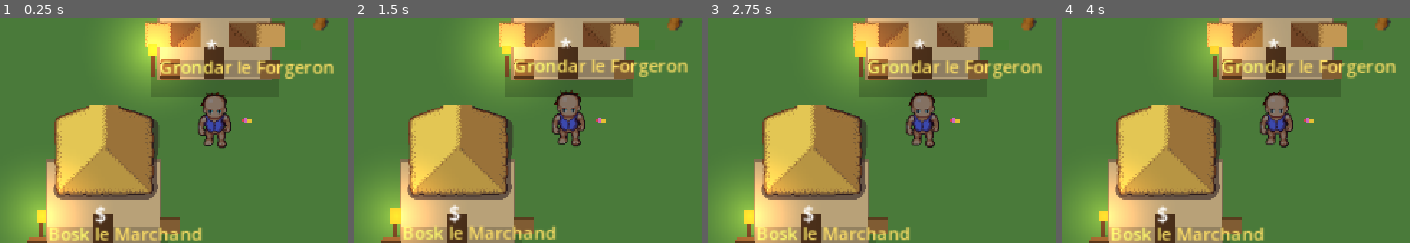
Above: before the commit, frames 1-4 (left to right).
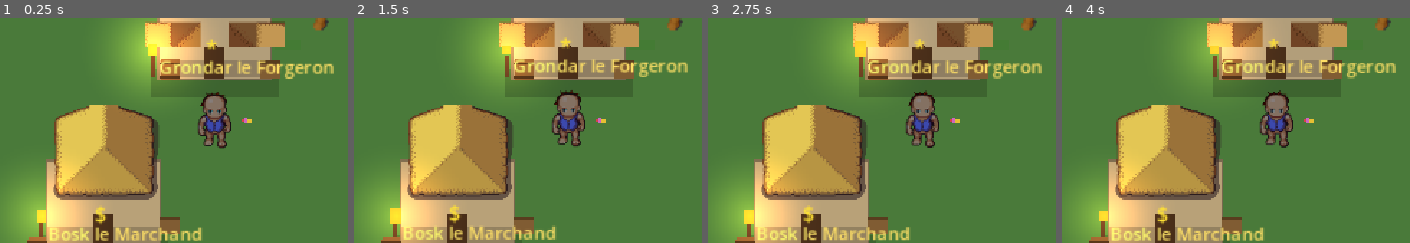
Above: after the commit, the same moments.

Repository: saintstrif13001/riendupout
Game: Godot game, scene res://scenes/World.tscn
The game is run twice, just before and just after one commit, with the same random seed, the same clock (stepped at 60 frames per second) and the same inputs. This scene is started directly instead of the project's main scene.
Inputs (mouse positions are % of the whole screen's width and height, from its top left):
- Up to frame 1 (0.25 s): no input
- Up to frame 2 (1.5 s): tap Enter at 0.5 s; move the mouse to (68, 45) at 0.52 s; hold D 0.53-1.25 s; tap I at 0.6 s; click (68, 45) at 0.67 s; tap Space at 0.77 s; drag from (20, 55) to (37, 70) at 1.27 s
- Up to frame 3 (2.75 s): move the mouse to (54, 28) at 2.02 s; hold D from 2.03 s (still down); tap O at 2.1 s
- Up to frame 4 (4 s): release D at 2.75 s; drag from (37, 70) to (8, 35) at 2.77 s; tap Space at 3.5, 3.77 s; move the mouse to (77, 65) at 3.52 s; hold A from 3.53 s (still down); tap Enter at 3.6 s
The pictures show only the part of the screen within x 50-100%, y 29-79%; the shares and areas given below are measured in that part.

The runs differ from the first frame. In frame 1, 0.3% of the frame differs, in the area x 27-63%, y 9-92%; in frame 2, 0.3%; in frame 3, 0.3%; in frame 4, 0.3%.
Error in both runs: Invalid access to property or key 'race' on a base object of type 'Dictionary'. (res://scripts/game_state.gd:63)

Commit message:
Corrige 2 quetes majeures impossibles a terminer + ajoute des icones de quete dynamiques
Bug trouve en auditant le jeu : les quetes de type "deliver" (q_relique,
500 XP/250 or, et q_marais_final, 600 XP/300 or) ne pouvaient JAMAIS etre
rendues via l'interface normale. Rien n'incremente quests_active[qid]
pour ce type de quete (sa progression suit l'inventaire), donc l'ancienne
condition ">= count" du dialogue restait bloquee a 0 pour toujours et le
bouton "[Rendre]" n'apparaissait jamais. De plus q_relique est donnee par
"pretre" mais doit se rendre a "ancien" (obj.target) : verifier le
donneur plutot que la cible de livraison aurait de toute facon affiche
le bouton au mauvais PNJ. hud.gd:render_npc_dialogue() calcule maintenant
le PNJ de rendu et la disponibilite differemment pour le type "deliver".

Ajoute aussi des icones "!"/"?"（disponible / a rendre）dynamiques
au-dessus des PNJ (world.gd), qui etaient statiques depuis le debut
(fixees une fois a la creation, jamais mises a jour) : impossible de
savoir sans ouvrir chaque dialogue si un PNJ avait quelque chose de
nouveau. Rafraichies a l'acceptation, au rendu et a toute progression de
quete (kill/gather/talk/deliver).

Tests : test_deliver_quest etendu (bouton visible seulement au bon PNJ
avec l'objet en main, absent chez le donneur si different de la cible,
icone dynamique reflete le meme etat). Regression test_quest_chain
inchangee (les autres types de quete n'etaient pas affectes).

Diff:
--- a/scripts/hud.gd
+++ b/scripts/hud.gd
@@ -688,8 +688,16 @@
 	var to_turnin = []
 	for qid in cd.quests_active.keys():
 		var q = Data.get_quest(qid)
-		if not q.is_empty() and q.giver == npc.id and cd.quests_active[qid] >= q.obj.count:
-			to_turnin.append(qid)
+		if q.is_empty(): continue
+		# Les quêtes "deliver" se rendent au PNJ cible (obj.target), pas forcément
+		# au donneur (ex: q_relique est donnée par le prêtre mais se rend à
+		# l'Ancien) ; leur progression suit l'inventaire, pas un compteur d'events
+		# (rien n'incrémente quests_active[qid] pour ce type, donc l'ancienne
+		# condition >= count restait bloquée à 0 pour toujours).
+		var turnin_npc = q.obj.target if q.obj.type == "deliver" else q.giver
+		if turnin_npc != npc.id: continue
+		var ready = cd.inventory.get(q.obj.item, 0) >= q.obj.count if q.obj.type == "deliver" else cd.quests_active[qid] >= q.obj.count
+		if ready: to_turnin.append(qid)
 	var available = []
 	for q in Data.QUESTS:
 		if q.giver != npc.id: continue
@@ -833,6 +841,7 @@
 	world.char_data.quests_active[qid] = 0
 	close_all()
 	_render_quests()
+	world.refresh_quest_icons()
 
 func turn_in_quest(qid: String) -> void:
 	var q = Data.get_quest(qid)
@@ -859,6 +868,7 @@
 	world.save_now()
 	_render_quests()
 	render_npc_dialogue()
+	world.refresh_quest_icons()
 
 func buy_item(key: String) -> void:
 	var cd = world.char_data
--- a/scripts/tools/capture.gd
+++ b/scripts/tools/capture.gd
@@ -945,22 +945,64 @@
 
 func _run_deliver_quest_test() -> void:
 	print("TEST_START:deliver_quest")
+	var data = root.get_node("/root/Data")
 	var hud = inst.get_node("Hud")
 	var cd = inst.char_data
 	hud.accept_quest("q_relique")
-	# tenter de rendre sans avoir l'objet requis : ne doit ni terminer la quête
-	# ni consommer quoi que ce soit (rien à consommer de toute façon)
+
+	# BUG REEL trouvé en auditant le jeu : les quêtes "deliver" ne font jamais
+	# progresser quests_active[qid] (rien n'incrémente ce compteur pour ce
+	# type), donc l'ancienne condition ">= count" du dialogue restait
+	# bloquée à 0 pour toujours — le bouton "[Rendre]" n'apparaissait JAMAIS,
+	# même objet en main. De plus q_relique est donnée par "pretre" mais doit
+	# se rendre à "ancien" (obj.target) : rendre chez le donneur était donc
+	# aussi la mauvaise condition. Deux quêtes majeures (500 et 600 XP)
+	# étaient de facto impossibles à terminer via l'interface normale.
+	hud._on_open_npc(data.get_npc("ancien"))
+	var turnin_hidden_without_item = not _dialogue_has_button(hud, "[Rendre]")
+	var icon_hidden_without_item = inst.npc_quest_icon_state("ancien") != "turnin"
+
+	cd.inventory["relique_ossements"] = 1
+	inst.refresh_quest_icons()
+	var icon_shows_turnin_with_item = inst.npc_quest_icon_state("ancien") == "turnin"
+	hud._on_open_npc(data.get_npc("ancien"))
+	var turnin_button_shown_at_target_npc = _dialogue_has_button(hud, "[Rendre]")
+
+	# _clear_box() utilise queue_free() : libère explicitement (pas de frame
+	# d'attente fiable en headless) pour ne pas mélanger les boutons de l'ancien
+	# rendu avec le nouveau lors de la vérification qui suit.
+	for c in hud.dialogue_box.get_children(): c.free()
+	hud._on_open_npc(data.get_npc("pretre")) # le donneur, pas la cible de livraison
+	var turnin_not_shown_at_wrong_npc = not _dialogue_has_button(hud, "[Rendre]")
+
+	# tenter de rendre sans avoir l'objet (remis à zéro) : ne doit ni terminer
+	# la quête ni consommer quoi que ce soit.
+	var had_item = cd.inventory["relique_ossements"]
+	cd.inventory["relique_ossements"] = 0
 	hud.turn_in_quest("q_relique")
 	var blocked_without_item = not cd.quests_completed.has("q_relique") and cd.quests_active.has("q_relique")
-	# donne l'objet et rend la quête : doit consommer exactement la quantité requise
-	cd.inventory["relique_ossements"] = 1
+	cd.inventory["relique_ossements"] = had_item
+
 	var gold_before = cd.gold
 	hud.turn_in_quest("q_relique")
 	var completed = cd.quests_completed.has("q_relique")
 	var item_consumed = cd.inventory.get("relique_ossements", 0) == 0
 	var gold_gained = (cd.gold - gold_before) == 250
-	print("TEST_RESULT blocked_without_item=%s completed_with_item=%s item_consumed=%s gold_gained_correct=%s"
-		% [blocked_without_item, completed, item_consumed, gold_gained])
+	var icon_cleared_after_turnin = inst.npc_quest_icon_state("ancien") != "turnin"
+
+	print("TEST_RESULT turnin_hidden_without_item=%s icon_hidden_without_item=%s icon_shows_turnin_with_item=%s turnin_button_shown_at_target_npc=%s turnin_not_shown_at_wrong_npc=%s blocked_without_item=%s completed_with_item=%s item_consumed=%s gold_gained_correct=%s icon_cleared_after_turnin=%s"
+		% [turnin_hidden_without_item, icon_hidden_without_item, icon_shows_turnin_with_item, turnin_button_shown_at_target_npc, turnin_not_shown_at_wrong_npc, blocked_without_item, completed, item_consumed, gold_gained, icon_cleared_after_turnin])
+
+func _dialogue_button_texts(hud) -> Array:
+	var texts = []
+	for c in hud.dialogue_box.get_children():
+		if c is Button: texts.append(c.text)
+	return texts
+
+func _dialogue_has_button(hud, prefix: String) -> bool:
+	for t in _dialogue_button_texts(hud):
+		if t.begins_with(prefix): return true
+	return false
 
 func _run_talent_ui_flow_test() -> void:
 	print("TEST_START:talent_ui_flow")
--- a/scripts/world.gd
+++ b/scripts/world.gd
@@ -115,6 +115,7 @@
 	current_zone_light_id = start_zid
 	canvas_modulate.color = ZONE_LIGHT.get(start_zid, Color(1, 1, 1))
 	build_npcs()
+	refresh_quest_icons()
 	build_gather_nodes()
 	if char_data.bloodstain: spawn_bloodstain_marker()
 	if is_sim:
@@ -664,12 +665,13 @@
 		label.add_theme_color_override("font_color", Color(1, 0.88, 0.4))
 		node.add_child(label)
 		var icon = Label.new()
-		icon.text = "!" if npc.role != "shop" and npc.role != "profession" else ("$" if npc.role == "shop" else "*")
+		icon.text = "$" if npc.role == "shop" else ("*" if npc.role == "profession" else "!")
 		icon.position = Vector2(-8, -72)
 		icon.add_theme_font_size_override("font_size", 18)
+		icon.add_theme_color_override("font_color", Color(1, 0.85, 0.2))
 		node.add_child(icon)
 		$NPCs.add_child(node)
-		npc_nodes.append({"npc": npc, "node": node})
+		npc_nodes.append({"npc": npc, "node": node, "icon": icon})
 		# Collision légère pour que le joueur ne marche pas littéralement à travers/
 		# par-dessus le PNJ. Corps séparé (pas enfant du node qui oscille pour
 		# l'idle) pour rester parfaitement fixe malgré l'animation de respiration.
@@ -1388,6 +1390,7 @@
 			char_data.quests_active[qid] = min(obj.count, char_data.quests_active[qid] + 1)
 			float_text(player.global_position + Vector2(0,-70), "%s %d/%d" % [q.name, char_data.quests_active[qid], obj.count], Color(0.63,0.82,1))
 			emit_signal("quest_progress")
+			refresh_quest_icons()
 
 func register_drop_for_quests(item_id: String) -> void:
 	for qid in char_data.quests_active.keys():
@@ -1396,6 +1399,41 @@
 		if q.obj.type == "gather_drop" and q.obj.target == item_id:
 			char_data.quests_active[qid] = min(q.obj.count, char_data.quests_active[qid] + 1)
 			emit_signal("quest_progress")
+			refresh_quest_icons()
+	# L'inventaire peut aussi débloquer une quête "deliver" déjà active (dont le
+	# statut suit l'inventaire, pas quests_active) sans passer par la branche
+	# gather_drop ci-dessus.
+	refresh_quest_icons()
+
+func npc_quest_icon_state(npc_id: String) -> String:
+	# Reflète le même calcul que hud.gd:render_npc_dialogue() pour que
+	# l'icône au-dessus du PNJ corresponde à ce que le dialogue affichera.
+	for qid in char_data.quests_active.keys():
+		var q = Data.get_quest(qid)
+		if q.is_empty(): continue
+		var turnin_npc = q.obj.target if q.obj.type == "deliver" else q.giver
+		if turnin_npc != npc_id: continue
+		var ready = char_data.inventory.get(q.obj.item, 0) >= q.obj.count if q.obj.type == "deliver" else char_data.quests_active[qid] >= q.obj.count
+		if ready: return "turnin"
+	for q in Data.QUESTS:
+		if q.giver != npc_id: continue
+		if char_data.quests_active.has(q.id) or char_data.quests_completed.has(q.id): continue
+		var ok = true
+		for r in q.requires:
+			if not char_data.quests_completed.has(r): ok = false; break
+		if q.has("race_req") and char_data.race != q.race_req: ok = false
+		if ok: return "available"
+	return "none"
+
+func refresh_quest_icons() -> void:
+	for entry in npc_nodes:
+		var npc = entry.npc
+		if npc.role == "shop" or npc.role == "profession": continue
+		var icon: Label = entry.icon
+		match npc_quest_icon_state(npc.id):
+			"turnin": icon.text = "?"; icon.visible = true
+			"available": icon.text = "!"; icon.visible = true
+			_: icon.visible = false
 
 # ---------------- Réseau ----------------
 const NETWORK_GRACE_PERIOD := 2.0 # laisse le temps à tous les pairs de charger World.tscn
